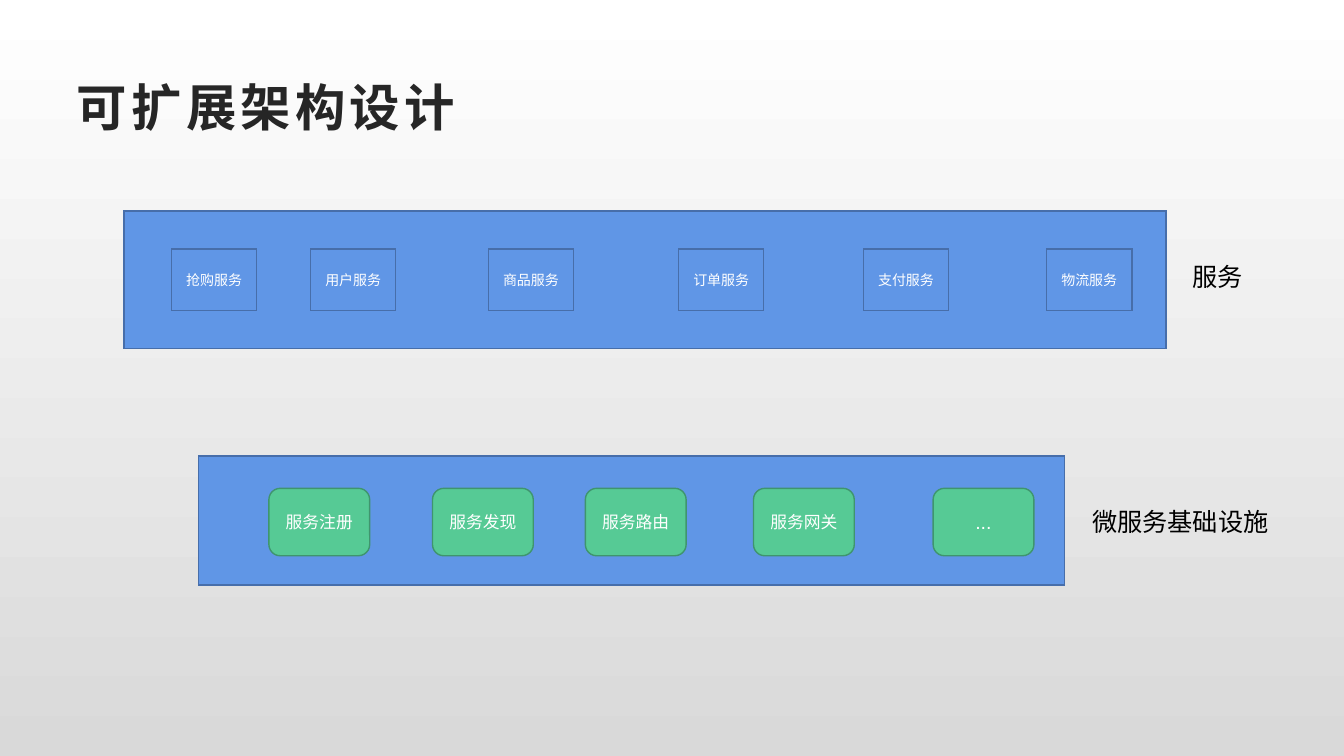
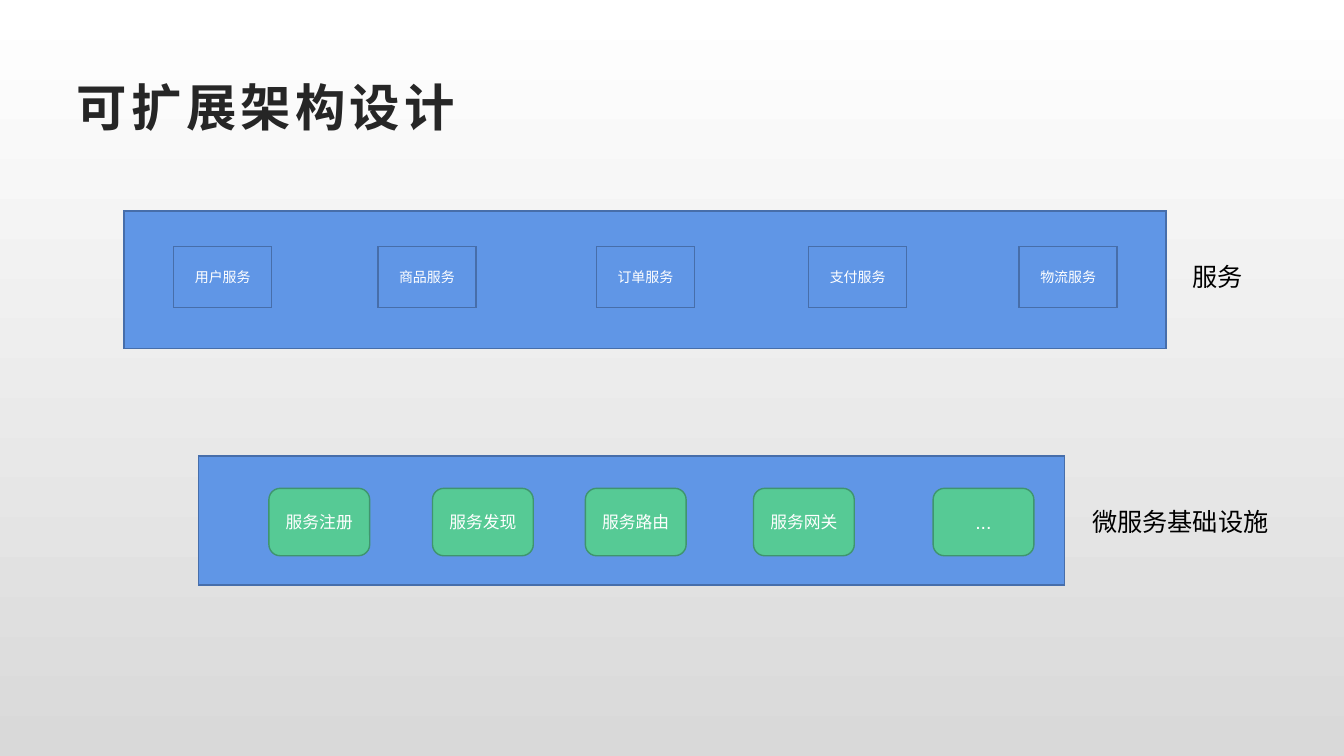
Before and after one commit to liuxgld/jiketime-project8, a slide deck: slide 9 of jobs/arch8-liuxinguo-lesson9-618QiangGou.pptx. Drawn at 1344x756 pixels with LibreOffice and Linux fonts; fonts in the diff are those of the drawing. Boxes give left, top, right and bottom in pixels: in the first picture for what was removed or moved away, otherwise in the second. Text is boxed around its words. In the diff, an @@ line names an element or a change of style, - is before the commit and + after.

```diff
--- a/jobs/arch8-liuxinguo-lesson9-618QiangGou.pptx
+++ b/jobs/arch8-liuxinguo-lesson9-618QiangGou.pptx
@@ rectangle removed at box(171, 249, 257, 311) @@
-抢购服务
@@ rectangle "用户服务": place and size @@
-rectangle "用户服务" at box(311, 249, 396, 311)
+rectangle "用户服务" at box(173, 246, 271, 308)
@@ rectangle "商品服务": place and size @@
-rectangle "商品服务" at box(488, 249, 574, 311)
+rectangle "商品服务" at box(378, 246, 476, 308)
@@ rectangle "订单服务": place and size @@
-rectangle "订单服务" at box(679, 249, 764, 311)
+rectangle "订单服务" at box(597, 246, 695, 308)
@@ rectangle "支付服务": place and size @@
-rectangle "支付服务" at box(864, 249, 950, 311)
+rectangle "支付服务" at box(809, 246, 906, 308)
@@ rectangle "物流服务": place and size @@
-rectangle "物流服务" at box(1047, 249, 1132, 311)
+rectangle "物流服务" at box(1019, 246, 1117, 308)
```
Also in this commit, not shown: 1 other slide changed.
